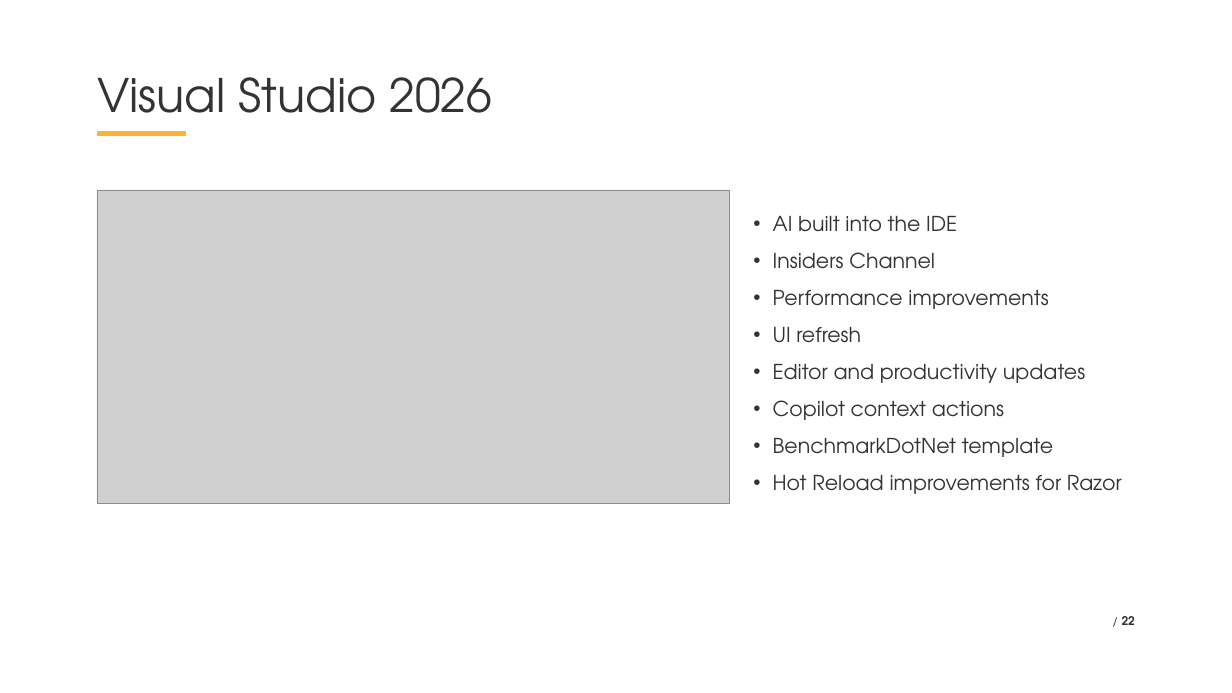
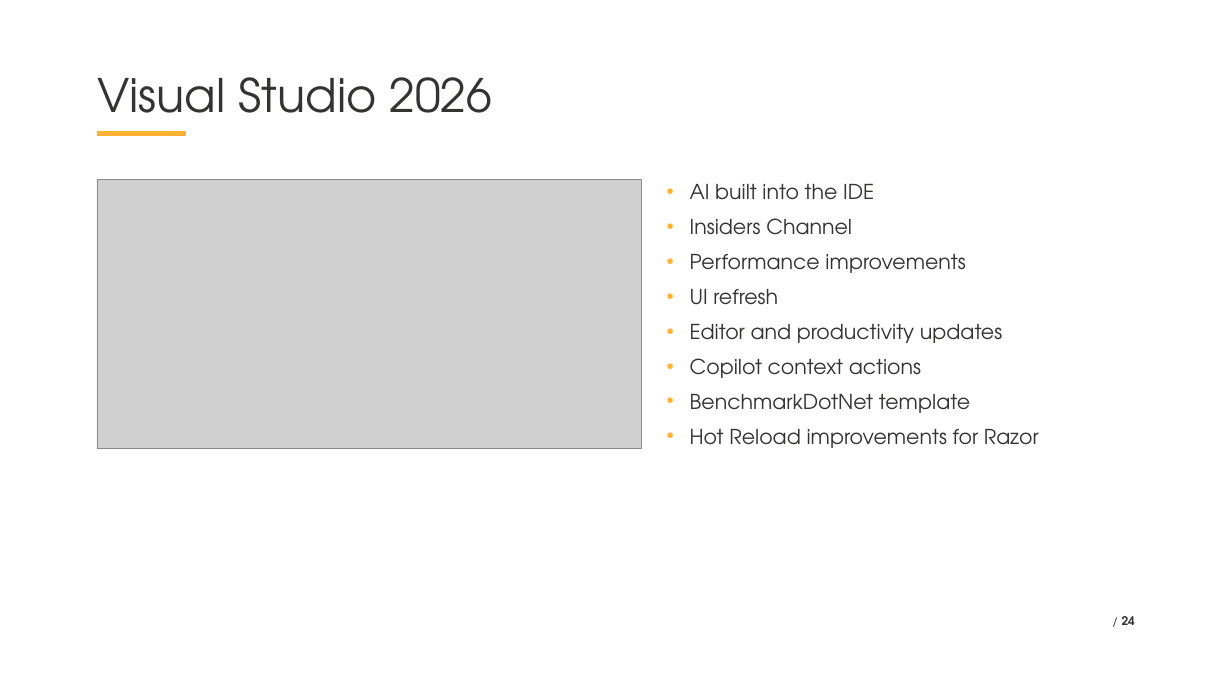
Before and after one commit to VladislavAntonyuk/AICalendar, a slide deck: slide 24 of .NET Conf 2025 - Ukraine (Eng).pptx (slide 22 before the commit). Drawn at 1232x693 pixels with LibreOffice and Linux fonts; fonts in the diff are those of the drawing; grey boxes stand for pictures; background and template pictures are left out. Boxes give left, top, right and bottom in pixels: in the first picture for what was removed or moved away, otherwise in the second. Text is boxed around its words. In the diff, an @@ line names an element or a change of style, - is before the commit and + after.

```diff
--- a/.NET Conf 2025 - Ukraine (Eng).pptx
+++ b/.NET Conf 2025 - Ukraine (Eng).pptx
@@ picture: place and size @@
-picture at (97,190,729,503)
+picture at (97,179,641,448)
@@ text "AI built into the IDE": place and size @@
-text "AI built into the IDE" at (773,216,1122,494)
+text "AI built into the IDE" at (690,184,1039,448)
@@ text "AI built into the IDE" at (690,184,1039,448): indent changed; line spacing 1.5 to 1; more space between paragraphs; vertical alignment middle to top @@
@@ page number at (1122,616,1135,625): text changed @@
-/ 22
+/ 24
```
Also in this commit, not shown: 12 other slides changed, 8 slides added, 1 slide removed.
